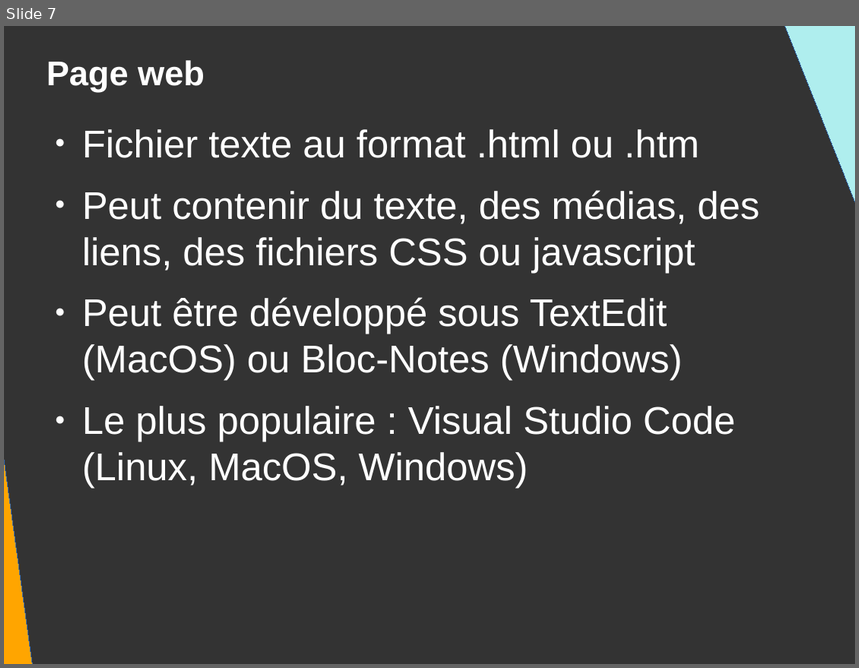
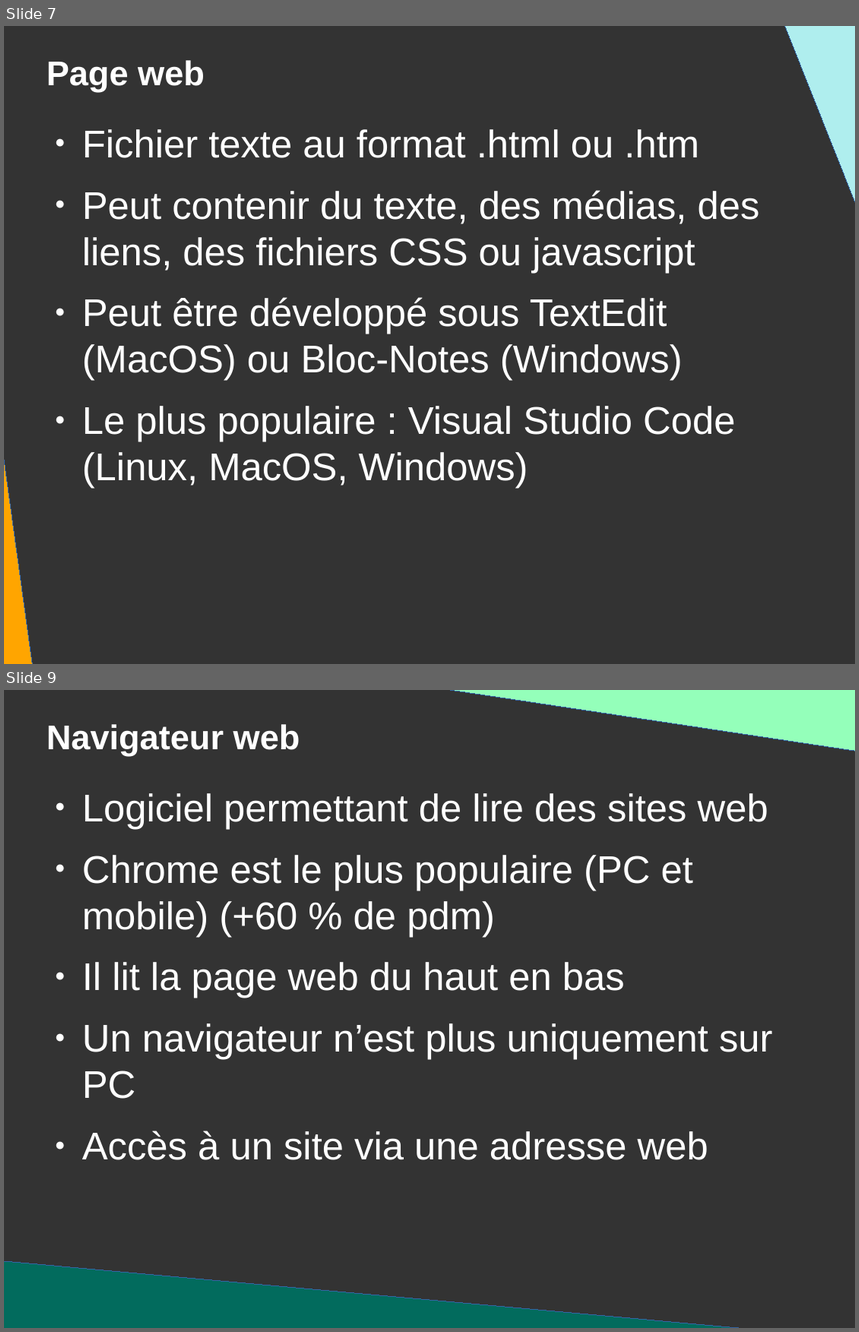
Before and after one commit to DanYellow/presentations, a slide deck: mmi/html/presentation.odp. Shown one above the other, each under a label of ours: slide 7 before the commit, slides 7 and 9 after it; the slides between them are not shown. The pictures are 859x668 and 859x1332 pixels, drawn with LibreOffice and Linux fonts; fonts in the diff are those of the drawing. Boxes give left, top, right and bottom in pixels: in the first picture for what was removed or moved away, otherwise in the second. Text is boxed around its words. In the diff, an @@ line names an element or a change of style, - is before the commit and + after.

```diff
--- a/mmi/html/presentation.odp
+++ b/mmi/html/presentation.odp
@@ slide 9 added at <box>4,690,855,1328</box>, background #333333 @@
@@ right triangle added at <box>420,690,855,752</box>, fill #94FFBA, outline #3465A4 0 pt @@
@@ title added at <box>47,724,300,756</box>, 32 pt, text #FFFFFF, bold @@
+Navigateur web
@@ text added at <box>82,793,773,1160</box>, 36 pt, text #FFFFFF @@
+● Logiciel permettant de lire des sites web
+● Chrome est le plus populaire (PC et mobile) (+60 % de pdm)
+● Il lit la page web du haut en bas
+● Un navigateur n’est plus uniquement sur PC
+● Accès à un site via une adresse web
@@ right triangle added at <box>4,1262,800,1328</box>, fill #026B5D, outline #3465A4 0 pt @@
```
Also in this commit, not shown: 5 slides changed, 8 other slides added, 2 slides removed, 5 other files.
